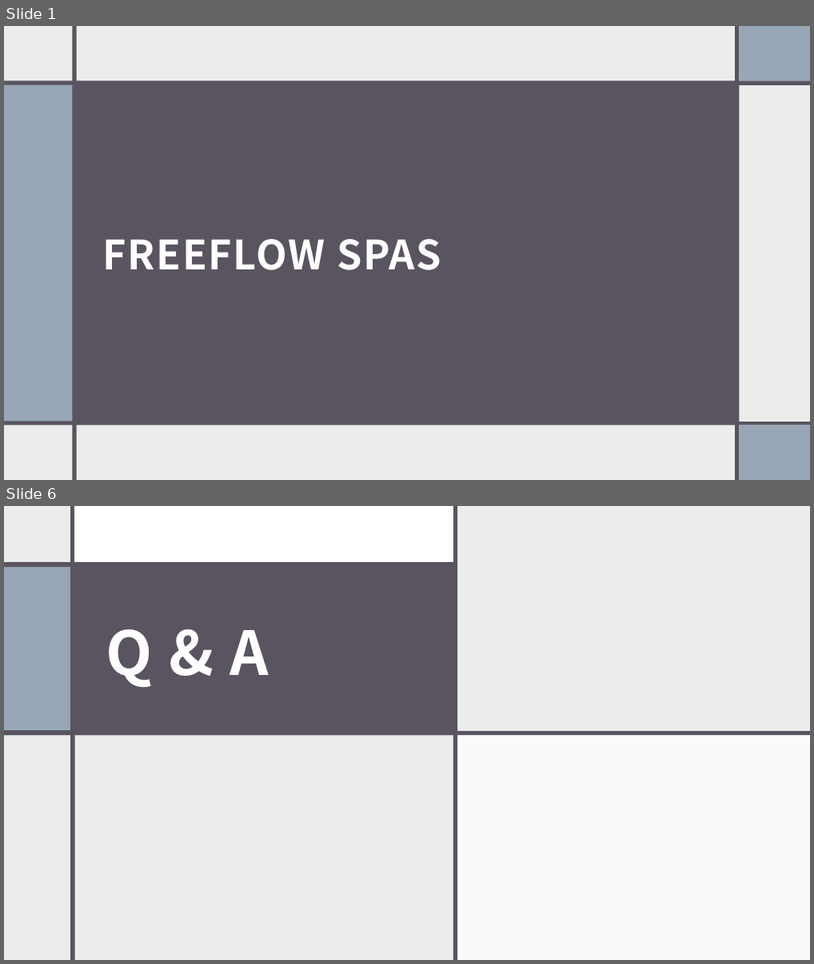
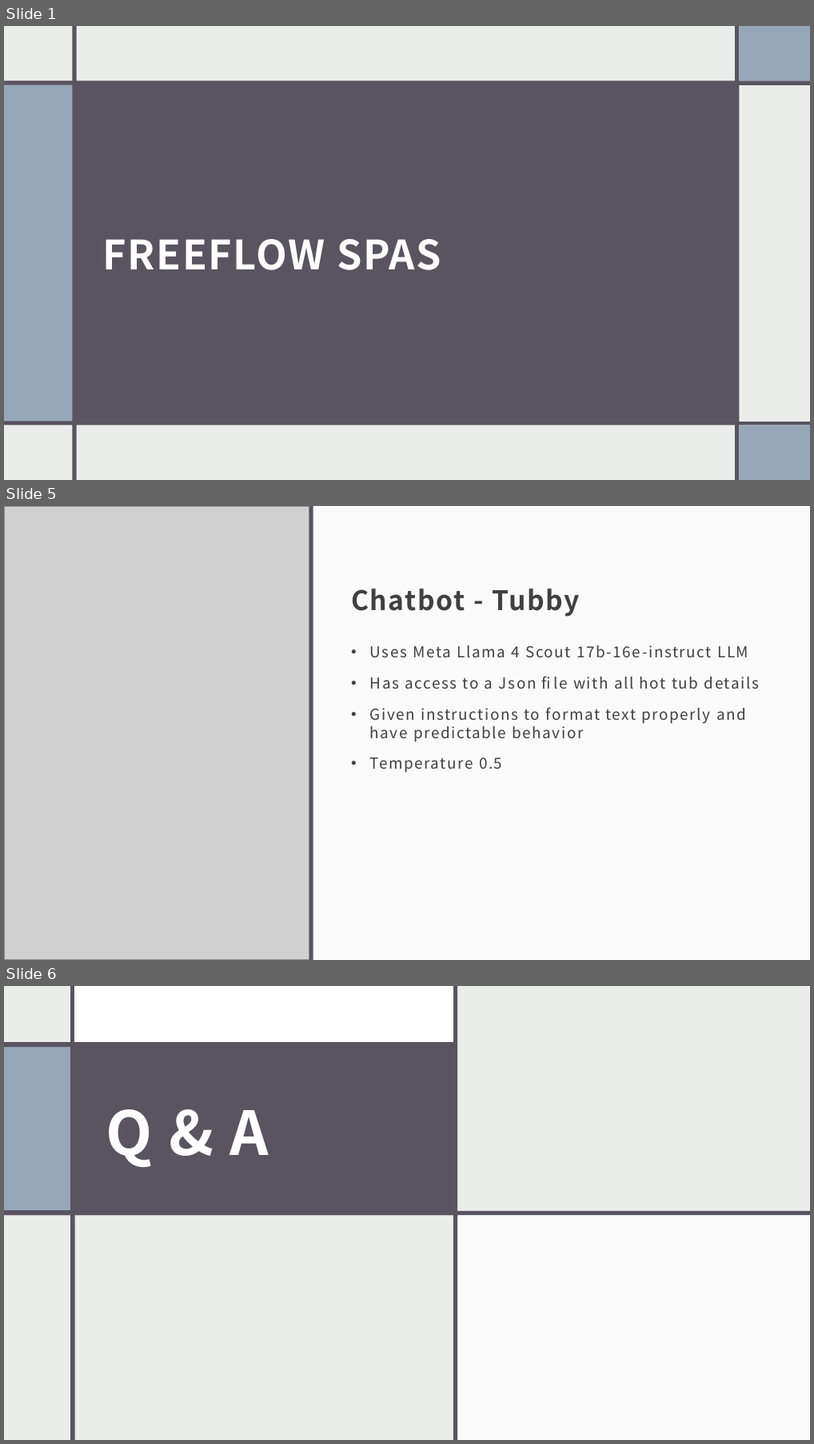
Before and after one commit to davooos/CSCI331-Final-Site, a slide deck: WebDev_Presentation.pptx. Shown one above the other, each under a label of ours: slides 1 and 6 before the commit, slides 1, 5 and 6 after it; the slides between them are not shown. The pictures are 814x964 and 814x1444 pixels, drawn with LibreOffice and Linux fonts; fonts in the diff are those of the drawing; grey boxes stand for pictures. Boxes give left, top, right and bottom in pixels: in the first picture for what was removed or moved away, otherwise in the second. Text is boxed around its words. In the diff, an @@ line names an element or a change of style, - is before the commit and + after.

```diff
--- a/WebDev_Presentation.pptx
+++ b/WebDev_Presentation.pptx
@@ slide 5 added at (4, 506, 810, 960), background #EBEDEB @@
@@ picture added at (4, 506, 310, 960) @@
@@ rectangle added at (309, 506, 314, 960), fill #595460 @@
@@ rectangle added at (314, 506, 810, 960), fill #FFFFFF at 75% opacity @@
@@ title added at (351, 588, 579, 616), 32 pt, text #404040, bold @@
+Chatbot - Tubby
@@ text added at (370, 645, 759, 772), 18 pt, text #404040 @@
+• Uses Meta Llama 4 Scout 17b-16e-instruct LLM
+• Has access to a Json file with all hot tub details
+• Given instructions to format text properly and have predictable behavior
+• Temperature 0.5
```
Also in this commit, not shown: 3 slides changed, 1 slide removed, 1 other file.
